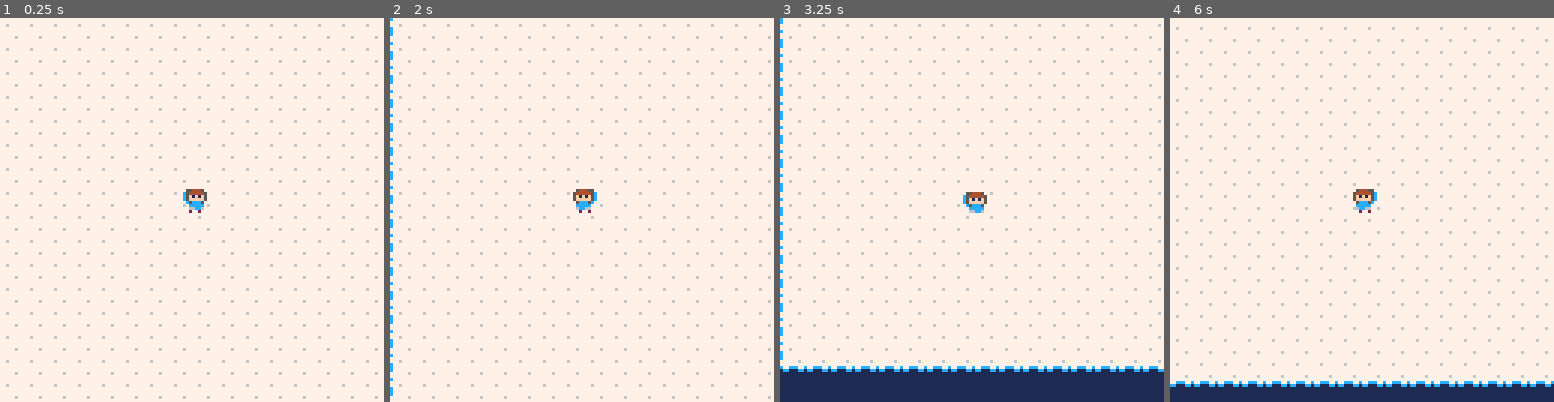
Above: before the commit, frames 1-4 (left to right).
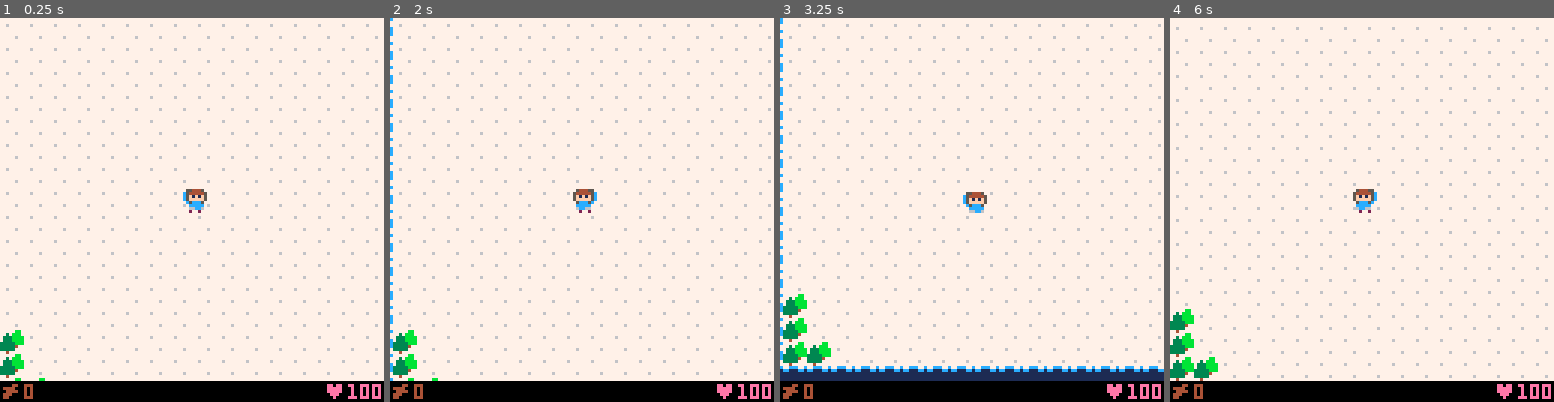
Above: after the commit, the same moments.

Repository: majorcob/ggj19
Game: PICO-8 cartridge ggj19.p8
Two runs of this game, one before a commit and one after it. Both use one fixed random seed, a clock stepped at 60 frames per second and the inputs below.
Inputs:
- Up to frame 1 (0.25 s): no input
- Up to frame 2 (2 s): hold Left from 1.97 s (still down)
- Up to frame 3 (3.25 s): release Left at 2.37 s; hold Down 2.42-2.82 s; hold Right from 2.87 s (still down)
- Up to frame 4 (6 s): release Right at 3.53 s; hold Up 3.58-4.08 s; hold Right 4.13-4.53 s; hold Down 4.58-5.08 s; hold Left 5.13-5.8 s; hold Up from 5.85 s (still down)

The runs differ from the first frame. In frame 1, 6.0% of the frame differs, in the area x 0-100%, y 81-100%; in frame 2, 6.0%; in frame 3, 6.5%, in the area x 0-100%, y 71-100%; in frame 4, 6.5%.

Commit message:
HUD baby

Diff:
--- a/ggj19.p8
+++ b/ggj19.p8
@@ -5,7 +5,7 @@
 
 local t,f=true,false
 
-local px,py,pc,pr,pwt
+local px,py,pc,pr,pwt,php,pw
 local cx,cy
 
 function f0(n)
@@ -15,13 +15,15 @@
 function _init()
 	cx,cy=0,0
 	px,py=72,72
-	pc=t
+	pc=0
 	pr=t
 	pwt=0
+	php=100
+	pw=0
 end
 
 function _update()
-	if pc then
+	if pc>=0 then
  	pwt+=1
  	local wth,wtv=f
  	if btn(0)==btn(1) then
@@ -57,6 +59,8 @@
  if (f0(te)) px=min(px,ptx+4)
  if (f0(ts)) py=min(py,pty+6)
 
+ if (0<=pc and pc<7) pc+=1
+
  cx,cy=px-64,py-64
 end
 
@@ -72,6 +76,12 @@
 
 	local ps=pwt%20<10 and 1 or 2
 	spr(ps,px-cx-3,py-cy-7,1,1,pr)
+
+	local hp="♥"..php
+	rectfill(0,128-pc,127,128,0)
+	print(hp,108,129-pc,14)
+	spr(16,1,129-pc)
+	print(pw,8,129-pc,4)
 end
 __gfx__
 00000000054445500000000000000000000000000000000000000000000000000000000000000000000000000000000000000000000000000000000000000000
@@ -82,11 +92,11 @@
 007007000ccccc0005ccc5c000000000000000000000000000000000000000000000000000000000000000000000000000000000000000000000000000000000
 0000000006cc66000ccccc0000000000000000000000000000000000000000000000000000000000000000000000000000000000000000000000000000000000
 000000000020020006cc660000000000000000000000000000000000000000000000000000000000000000000000000000000000000000000000000000000000
-00000000000000000000000000000000000000000000000000000000000000000000000000000000000000000000000000000000000000000000000000000000
-00000000000000000000000000000000000000000000000000000000000000000000000000000000000000000000000000000000000000000000000000000000
-00000000000000000000000000000000000000000000000000000000000000000000000000000000000000000000000000000000000000000000000000000000
-00000000000000000000000000000000000000000000000000000000000000000000000000000000000000000000000000000000000000000000000000000000
-00000000000000000000000000000000000000000000000000000000000000000000000000000000000000000000000000000000000000000000000000000000
+00044000000000000000000000000000000000000000000000000000000000000000000000000000000000000000000000000000000000000000000000000000
+44440000000000000000000000000000000000000000000000000000000000000000000000000000000000000000000000000000000000000000000000000000
+04444000000000000000000000000000000000000000000000000000000000000000000000000000000000000000000000000000000000000000000000000000
+44400000000000000000000000000000000000000000000000000000000000000000000000000000000000000000000000000000000000000000000000000000
+44000000000000000000000000000000000000000000000000000000000000000000000000000000000000000000000000000000000000000000000000000000
 00000000000000000000000000000000000000000000000000000000000000000000000000000000000000000000000000000000000000000000000000000000
 00000000000000000000000000000000000000000000000000000000000000000000000000000000000000000000000000000000000000000000000000000000
 00000000000000000000000000000000000000000000000000000000000000000000000000000000000000000000000000000000000000000000000000000000
@@ -130,14 +140,14 @@
 00000000000000000000000000000000000000000000000000000000000000000000000000000000000000000000000000000000000000000000000000000000
 00000000000000000000000000000000000000000000000000000000000000000000000000000000000000000000000000000000000000000000000000000000
 00000000000000000000000000000000000000000000000000000000000000000000000000000000000000000000000000000000000000000000000000000000
-00000000000000000000000000000000000000000000000000000000000000000000000000000000000000000000000000000000000000000000000000000000
-00000000000000000000000000000000000000000000000000000000000000000000000000000000000000000000000000000000000000000000000000000000
-00000000000000000000000000000000000000000000000000000000000000000000000000000000000000000000000000000000000000000000000000000000
-00000000000000000000000000000000000000000000000000000000000000000000000000000000000000000000000000000000000000000000000000000000
-00000000000000000000000000000000000000000000000000000000000000000000000000000000000000000000000000000000000000000000000000000000
-00000000000000000000000000000000000000000000000000000000000000000000000000000000000000000000000000000000000000000000000000000000
-00000000000000000000000000000000000000000000000000000000000000000000000000000000000000000000000000000000000000000000000000000000
-00000000000000000000000000000000000000000000000000000000000000000000000000000000000000000000000000000000000000000000000000000000
+77777bb7000000000000000000000000000000000000000000000000000000000000000000000000000000000000000000000000000000000000000000000000
+7737bbb7000000000000000000000000000000000000000000000000000000000000000000000000000000000000000000000000000000000000000000000000
+7333bbbb000000000000000000000000000000000000000000000000000000000000000000000000000000000000000000000000000000000000000000000000
+7333bbbb000000000000000000000000000000000000000000000000000000000000000000000000000000000000000000000000000000000000000000000000
+33333bbb000000000000000000000000000000000000000000000000000000000000000000000000000000000000000000000000000000000000000000000000
+33333477000000000000000000000000000000000000000000000000000000000000000000000000000000000000000000000000000000000000000000000000
+33333777000000000000000000000000000000000000000000000000000000000000000000000000000000000000000000000000000000000000000000000000
+77477777000000000000000000000000000000000000000000000000000000000000000000000000000000000000000000000000000000000000000000000000
 04040404040404040404040404040404040404040404040404040404040404040404040404040404040404040404040404040404040404040404040404040404
 04040404040404040404040404040404040404040404040404040404040404040404040404040404040404040404040404040404040404040404040404040404
 04040404040404040404040404040404040404040404040404040404040404040404040404040404040404040404040404040404040404040404040404040404
@@ -203,7 +213,7 @@
 04040404040404040404040404040404040404040404040404040404040404040404040404040404040404040404040404040404040404040404040404040404
 04040404040404040404040404040404040404040404040404040404040404040404040404040404040404040404040404040404040404040404040404040404
 __gff__
-0000000000000000000000000000000000000000000000000000000000000000000000000000000000000000000000000000000000000000000000000000000001010000000000000000000000000000010001000000000000000000000000000001000000000000000000000000000000010000000000000000000000000000
+0000000000000000000000000000000000000000000000000000000000000000000000000000000000000000000000000000000000000000000000000000000001010000000000000000000000000000010001000000000000000000000000000001000000000000000000000000000001000000000000000000000000000000
 0100000000000000000000000000000000000000000000000000000000000000000000000000000000000000000000000000000000000000000000000000000000000000000000000000000000000000000000000000000000000000000000000000000000000000000000000000000000000000000000000000000000000000
 __map__
 4041414141414141414141414141414141424040404040404040404040404040404040404040404040404040404040404040404040404040404040404040404040404040404040404040404040404040404040404040404040404040404040404040404040404040404040404040404040404040404040404040404040404040
@@ -220,9 +230,9 @@
 5051515151515151515151515151515151524040404040404040404040404040404040404040404040404040404040404040404040404040404040404040404040404040404040404040404040404040404040404040404040404040404040404040404040404040404040404040404040404040404040404040404040404040
 5051515151515151515151515151515151524040404040404040404040404040404040404040404040404040404040404040404040404040404040404040404040404040404040404040404040404040404040404040404040404040404040404040404040404040404040404040404040404040404040404040404040404040
 5051515151515151515151515151515151524040404040404040404040404040404040404040404040404040404040404040404040404040404040404040404040404040404040404040404040404040404040404040404040404040404040404040404040404040404040404040404040404040404040404040404040404040
-5051515151515151515151515151515151524040404040404040404040404040404040404040404040404040404040404040404040404040404040404040404040404040404040404040404040404040404040404040404040404040404040404040404040404040404040404040404040404040404040404040404040404040
-5051515151515151515151515151515151524040404040404040404040404040404040404040404040404040404040404040404040404040404040404040404040404040404040404040404040404040404040404040404040404040404040404040404040404040404040404040404040404040404040404040404040404040
-5051515151515151515151515151515151524040404040404040404040404040404040404040404040404040404040404040404040404040404040404040404040404040404040404040404040404040404040404040404040404040404040404040404040404040404040404040404040404040404040404040404040404040
+5070515151515151515151515151515151524040404040404040404040404040404040404040404040404040404040404040404040404040404040404040404040404040404040404040404040404040404040404040404040404040404040404040404040404040404040404040404040404040404040404040404040404040
+5070515151515151515151515151515151524040404040404040404040404040404040404040404040404040404040404040404040404040404040404040404040404040404040404040404040404040404040404040404040404040404040404040404040404040404040404040404040404040404040404040404040404040
+5070705151515151515151515151515151524040404040404040404040404040404040404040404040404040404040404040404040404040404040404040404040404040404040404040404040404040404040404040404040404040404040404040404040404040404040404040404040404040404040404040404040404040
 6061616161616161616161616161616161404040404040404040404040404040404040404040404040404040404040404040404040404040404040404040404040404040404040404040404040404040404040404040404040404040404040404040404040404040404040404040404040404040404040404040404040404040
 4040404040404040404040404040404040404040404040404040404040404040404040404040404040404040404040404040404040404040404040404040404040404040404040404040404040404040404040404040404040404040404040404040404040404040404040404040404040404040404040404040404040404040
 4040404040404040404040404040404040404040404040404040404040404040404040404040404040404040404040404040404040404040404040404040404040404040404040404040404040404040404040404040404040404040404040404040404040404040404040404040404040404040404040404040404040404040
